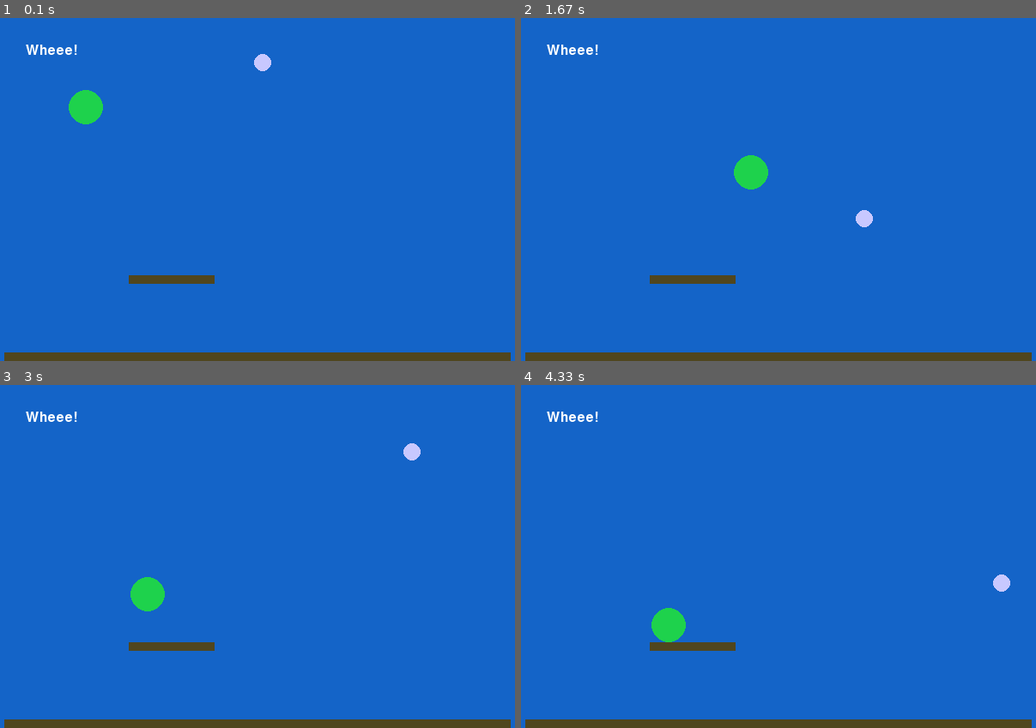
Above: before the commit, frames 1-4 (two rows, left to right).
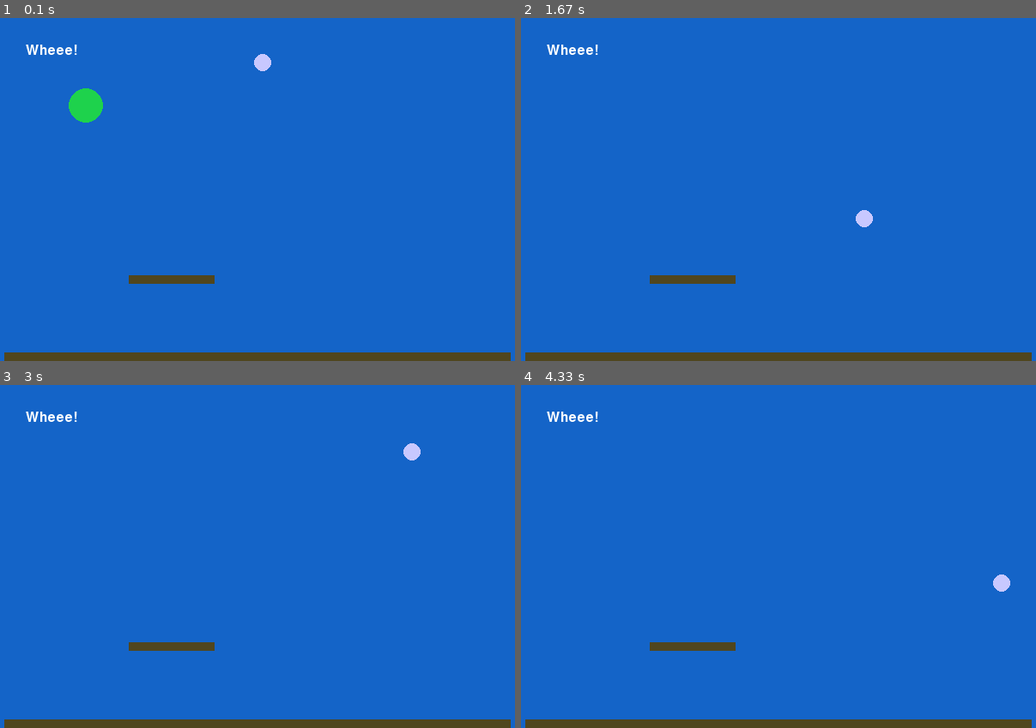
Above: after the commit, the same moments.

Repository: kikiyuuki/games_programming
Game: pygame game, started from uebung_002/main.py
The game is run twice, just before and just after one commit, with the same random seed, the same clock (stepped at 60 frames per second) and the same inputs.
Inputs:
- Up to frame 1 (0.1 s): no input
- Up to frame 2 (1.67 s): tap Space at 0.33, 0.73, 1.03, 1.23, 1.53 s; hold D 0.67-1.13 s; hold D 1.17-1.63 s
- Up to frame 3 (3 s): hold A 1.67-2.2 s; tap Space at 1.73, 2.03 s
- Up to frame 4 (4.33 s): no input

The runs differ from the first frame. In frame 1, less than 0.1% of the frame differs, in the area x 13-20%, y 20-31%; in frame 2, 0.5%, in the area x 41-48%, y 40-50%; in frame 3, 0.5%; in frame 4, 0.5%.

Commit message:
Update main.py

Diff:
--- a/uebung_002/main.py
+++ b/uebung_002/main.py
@@ -21,8 +21,11 @@
 player_x = 100.0
 player_y = 100.0
 player_radius = 20
+player_jump_force = 100
+player_movement_y = 0.0
 player_moving_left = False
 player_moving_right = False
+player_jumping = False
 player_collider = pygame.Rect(player_x - player_radius, player_y - player_radius, player_radius * 2, player_radius * 2)
 player_gravity = 0.1
 
@@ -74,12 +77,19 @@
                 player_moving_left = True
             elif event.key == pygame.K_d:
                 player_moving_right = True
+            elif event.key == pygame.K_SPACE:
+                player_jumping = True
 
         if event.type == pygame.KEYUP:
             if event.key == pygame.K_a:
                 player_moving_left = False
             elif event.key == pygame.K_d:
                 player_moving_right = False
+
+
+
+
+
 
     # ---- Update ----
 
@@ -88,7 +98,20 @@
         player_x += 3
     elif player_moving_left:
         player_x -= 3
-    player_y += player_gravity * 8
+
+    #player-gravity
+    player_movement_y += player_gravity
+    player_y += player_movement_y
+
+    # Player-Jump
+    if player_jumping:
+        player_gravity = 0
+        player_y -= player_jump_force
+        player_jumping = False
+
+    #if not player_jumping:
+       # player_gravity = 0.1
+
 
     # Bouncing circle: Gravitation + Bewegung
     circle_movement_y += gravity
@@ -110,7 +133,9 @@
 
     #Ground Kollision
     if checkCollision(player_collider, obstacles):
-        player_y -= player_gravity * 8
+        player_gravity = 0
+        player_movement_y = 0
+        player_y -= player_gravity
 
 
 
